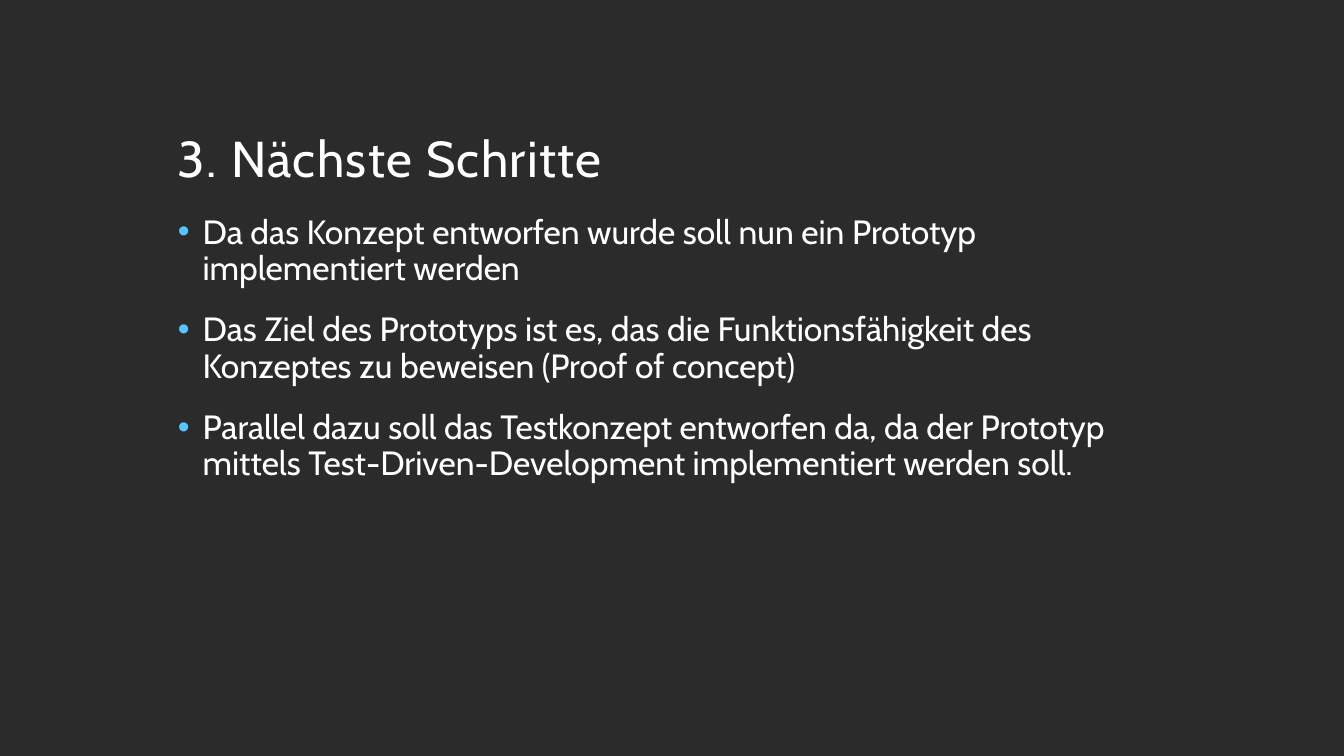
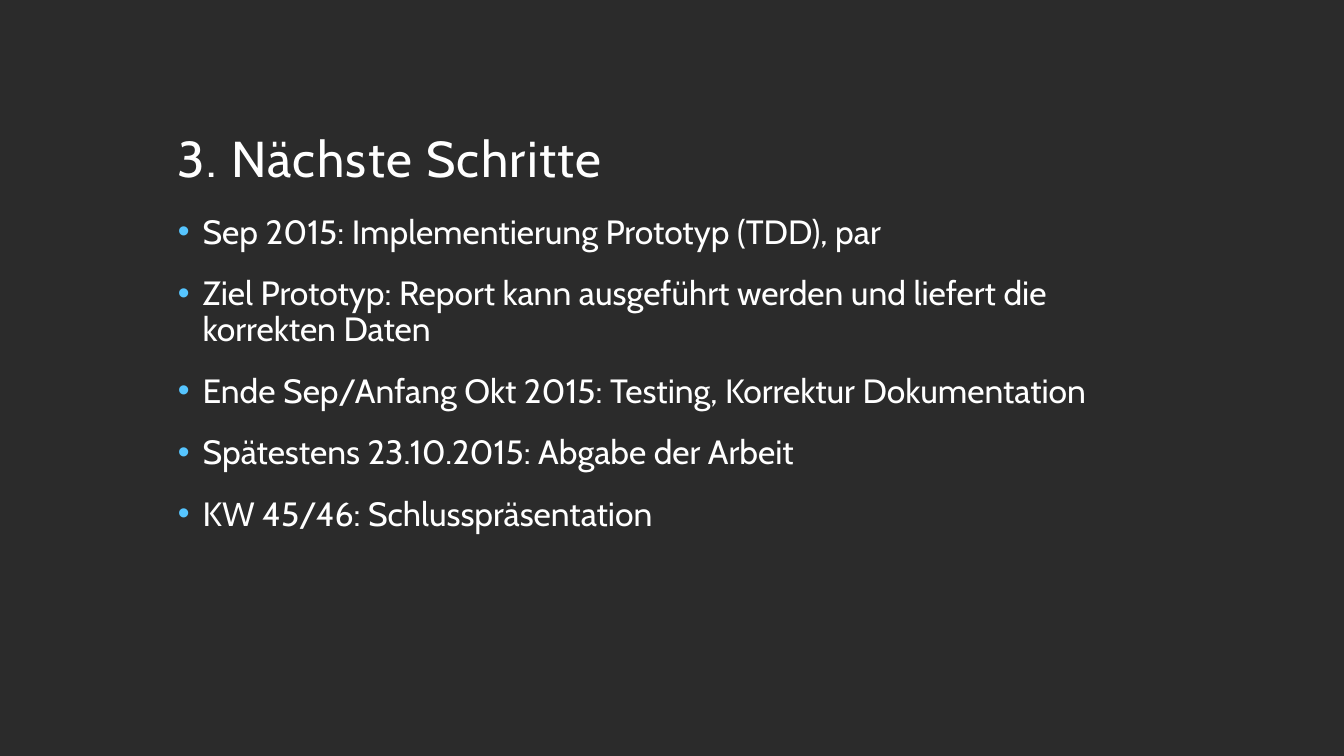
Before and after one commit to fish-guts/reporting, a slide deck: slide 10 of design_review.odp. Drawn at 1344x756 pixels with LibreOffice and Linux fonts; fonts in the diff are those of the drawing; background and template pictures are left out; a plain dark background stands for a picture behind light text. Boxes give left, top, right and bottom in pixels: in the first picture for what was removed or moved away, otherwise in the second. Text is boxed around its words. In the diff, an @@ line names an element or a change of style, - is before the commit and + after.

```diff
--- a/design_review.odp
+++ b/design_review.odp
@@ text at bbox=[203, 218, 1086, 534]: text changed @@
-• Da das Konzept entworfen wurde soll nun ein Prototyp implementiert werden
-• Das Ziel des Prototyps ist es, das die Funktionsfähigkeit des Konzeptes zu beweisen (Proof of concept)
-• Parallel dazu soll das Testkonzept entworfen da, da der Prototyp mittels Test-Driven-Development implementiert werden soll.
+• Sep 2015: Implementierung Prototyp (TDD), par
+• Ziel Prototyp: Report kann ausgeführt werden und liefert die korrekten Daten
+• Ende Sep/Anfang Okt 2015: Testing, Korrektur Dokumentation
+• Spätestens 23.10.2015: Abgabe der Arbeit
+• KW 45/46: Schlusspräsentation
```
Also in this commit, not shown: 1 other slide changed, 1 other file.
